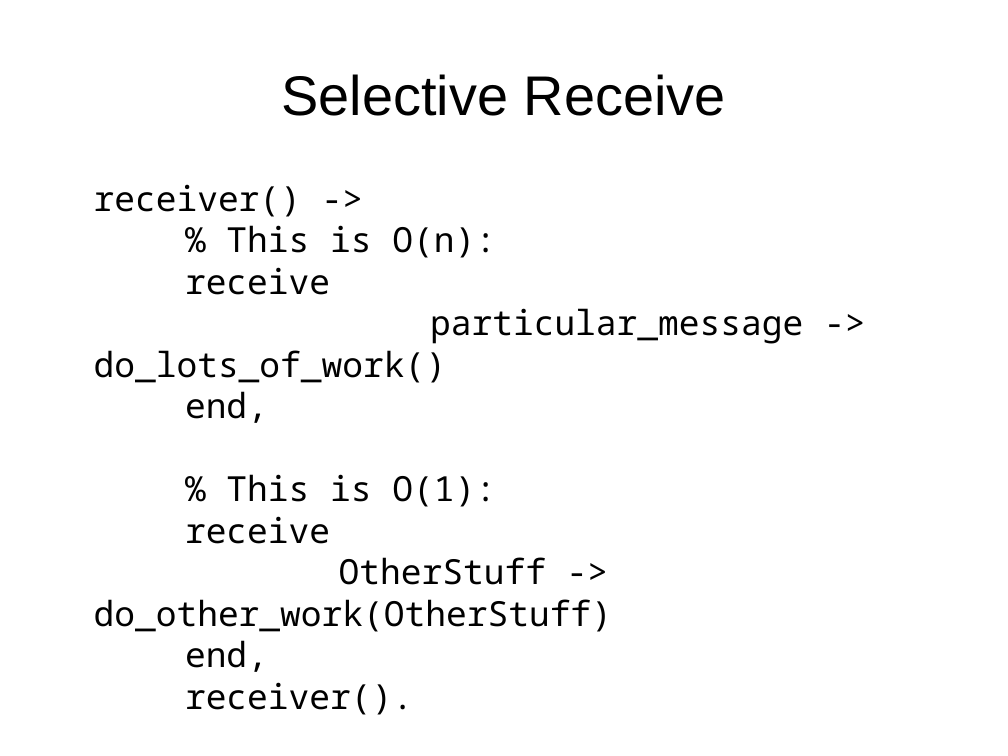
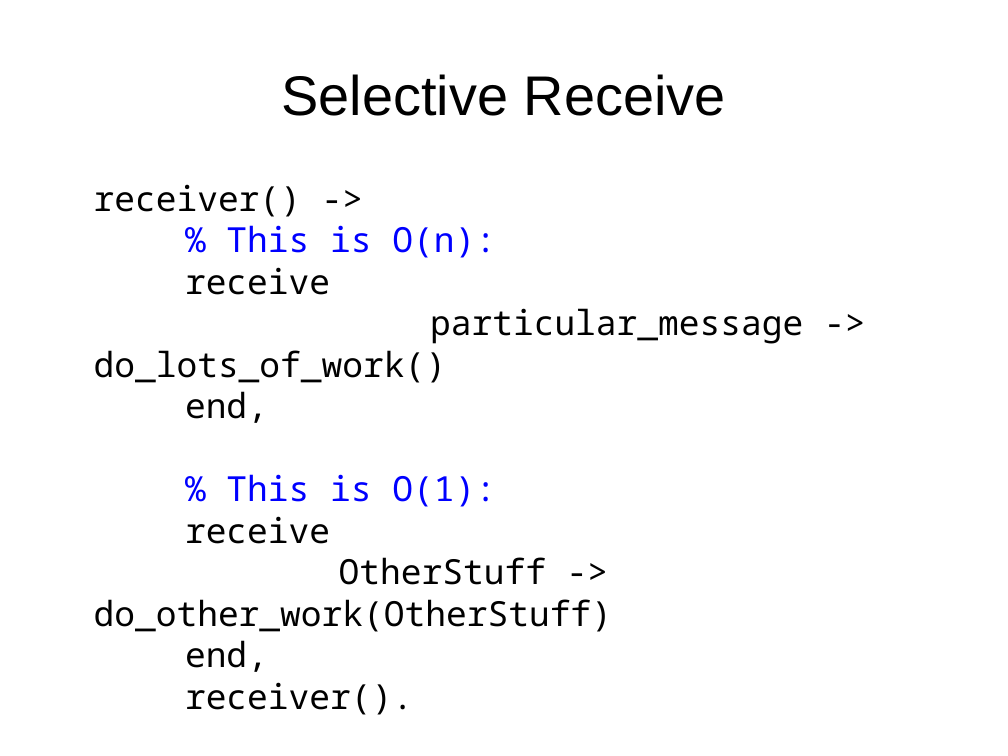
Before and after one commit to bernardd/conference-talks, a slide deck: slide 20 of ErlangLessonsLearned.odp. Drawn at 1008x756 pixels with LibreOffice and Linux fonts; fonts in the diff are those of the drawing. Boxes give left, top, right and bottom in pixels: in the first picture for what was removed or moved away, otherwise in the second. Text is boxed around its words. In the diff, an @@ line names an element or a change of style, - is before the commit and + after.

```diff
--- a/ErlangLessonsLearned.odp
+++ b/ErlangLessonsLearned.odp
@@ text "receiver() -> % This is ..." at [94,184,803,672]: text colour #000000 to #0000FF in "% This is O(n): % This is ..." @@
```
Also in this commit, not shown: 13 other slides changed.
